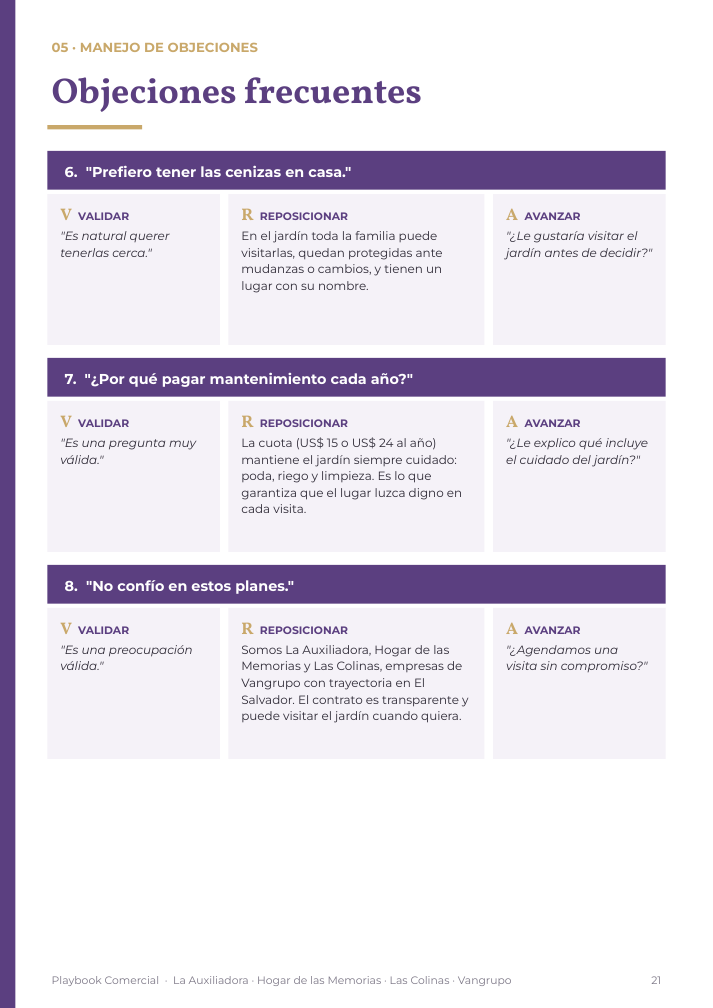
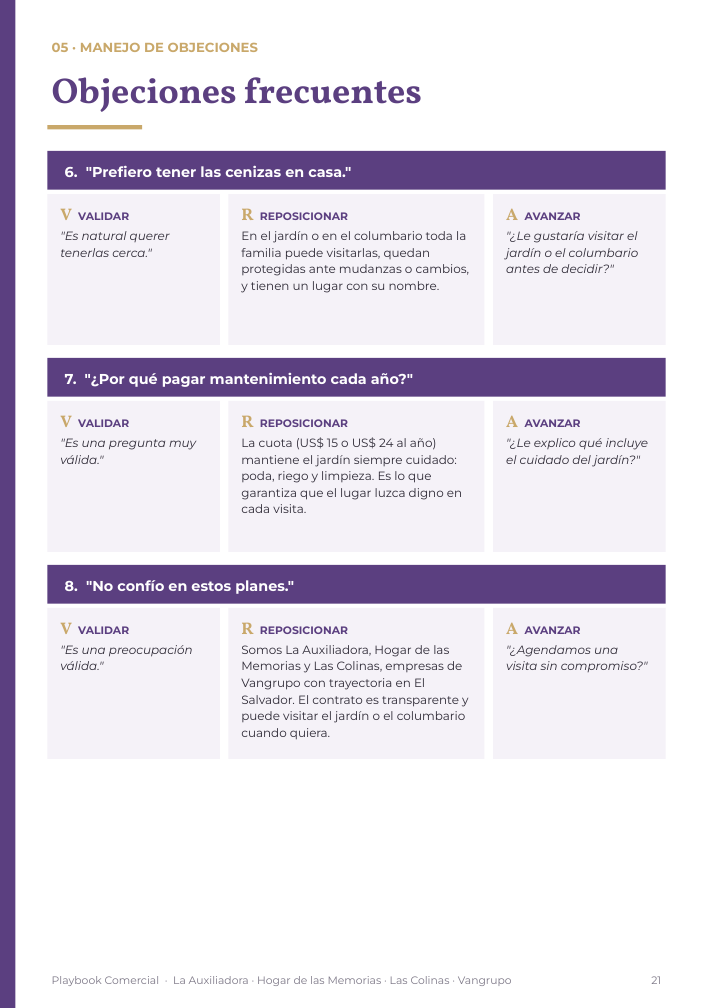
Before and after one commit to os267/teste, a slide deck: slide 21 of playbook/salida/Playbook_Comercial_Cremacion_Vangrupo_Vertical.pptx. Drawn at 713x1008 pixels with LibreOffice and Linux fonts; fonts in the diff are those of the drawing. Boxes give left, top, right and bottom in pixels: in the first picture for what was removed or moved away, otherwise in the second. Text is boxed around its words. In the diff, an @@ line names an element or a change of style, - is before the commit and + after.

```diff
--- a/playbook/salida/Playbook_Comercial_Cremacion_Vangrupo_Vertical.pptx
+++ b/playbook/salida/Playbook_Comercial_Cremacion_Vangrupo_Vertical.pptx
@@ text at (241,231,470,293): text changed @@
-En el jardín toda la familia puede visitarlas, quedan protegidas ante mudanzas o cambios, y tienen un lugar con su nombre.
+En el jardín o en el columbario toda la familia puede visitarlas, quedan protegidas ante mudanzas o cambios, y tienen un lugar con su nombre.
@@ text at (506,231,639,273): text changed @@
-"¿Le gustaría visitar el jardín antes de decidir?"
+"¿Le gustaría visitar el jardín o el columbario antes de decidir?"
@@ text at (241,645,468,740): text changed @@
-Somos La Auxiliadora, Hogar de las Memorias y Las Colinas, empresas de Vangrupo con trayectoria en El Salvador. El contrato es transparente y puede visitar el jardín cuando quiera.
+Somos La Auxiliadora, Hogar de las Memorias y Las Colinas, empresas de Vangrupo con trayectoria en El Salvador. El contrato es transparente y puede visitar el jardín o el columbario cuando quiera.
```
Also in this commit, not shown: 8 other slides changed, 12 other files.
